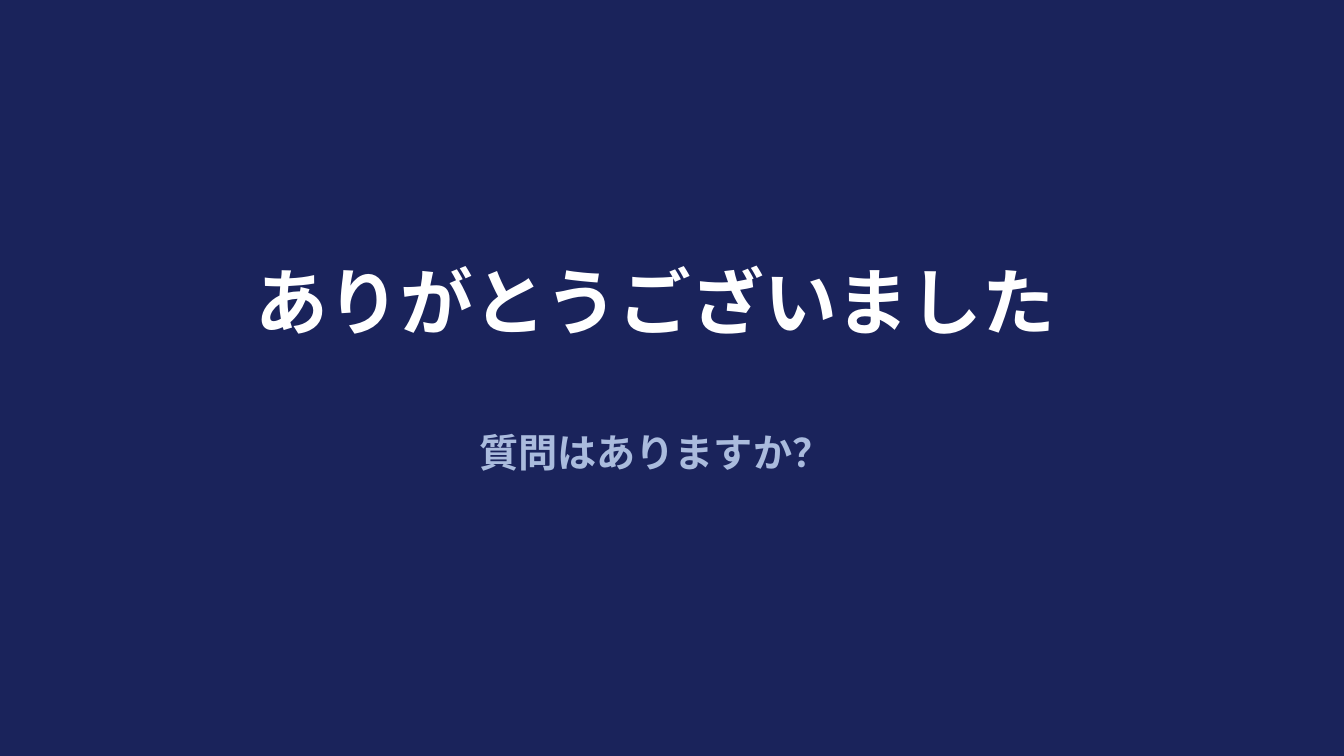
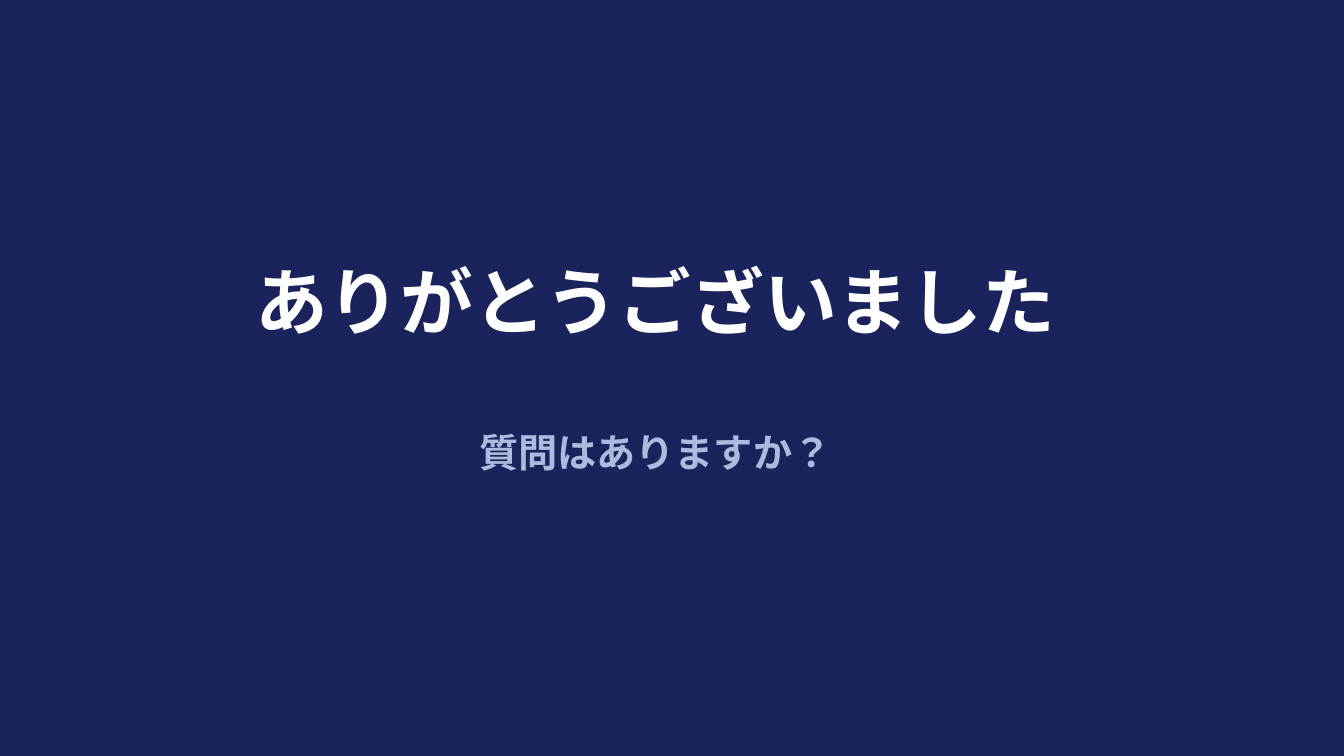
Before and after one commit to moemszo/Cowork, a slide deck: slide 9 of 知的財産権とは.pptx. Drawn at 1344x756 pixels with LibreOffice and Linux fonts; fonts in the diff are those of the drawing. Boxes give left, top, right and bottom in pixels: in the first picture for what was removed or moved away, otherwise in the second. Text is boxed around its words. In the diff, an @@ line names an element or a change of style, - is before the commit and + after.

```diff
--- a/知的財産権とは.pptx
+++ b/知的財産権とは.pptx
@@ text "質問はありますか？" at (479, 434, 831, 471): font Calibri to Noto Sans CJK JP @@
```
Also in this commit, not shown: 8 other slides changed, 4 other files.
